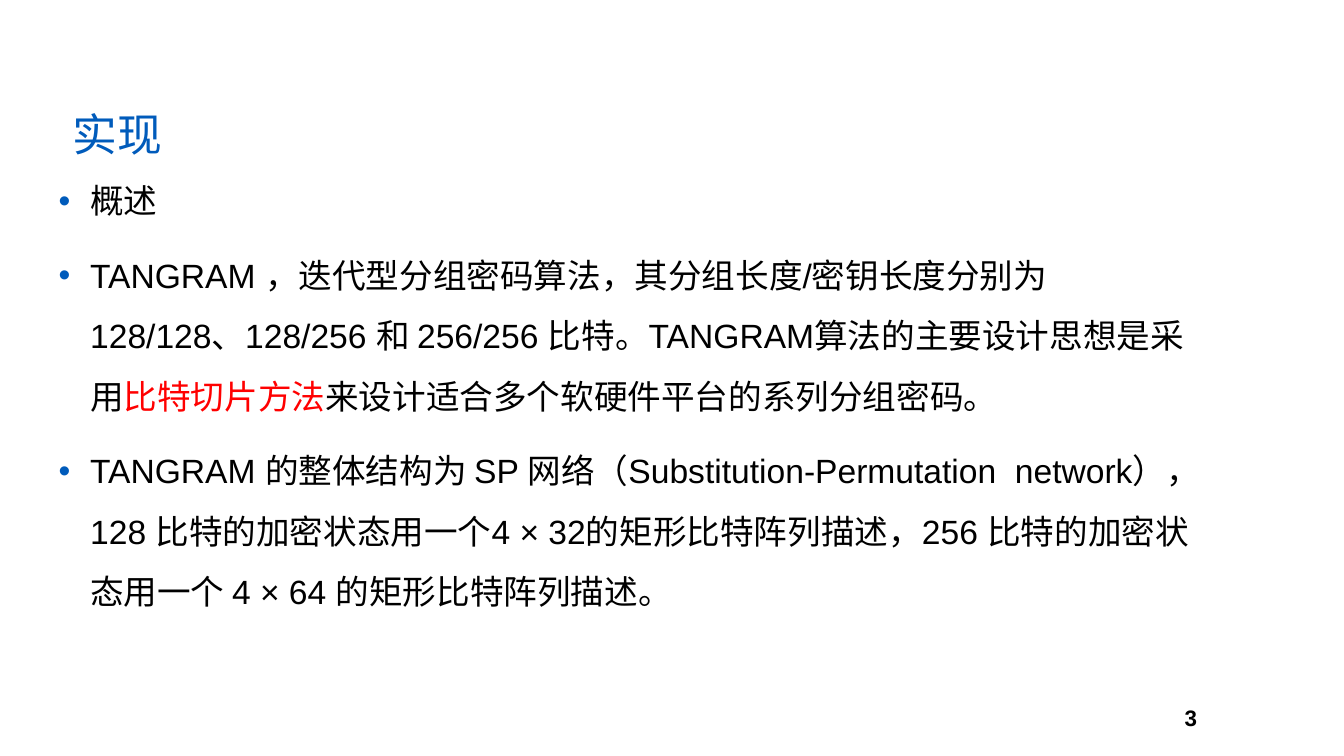
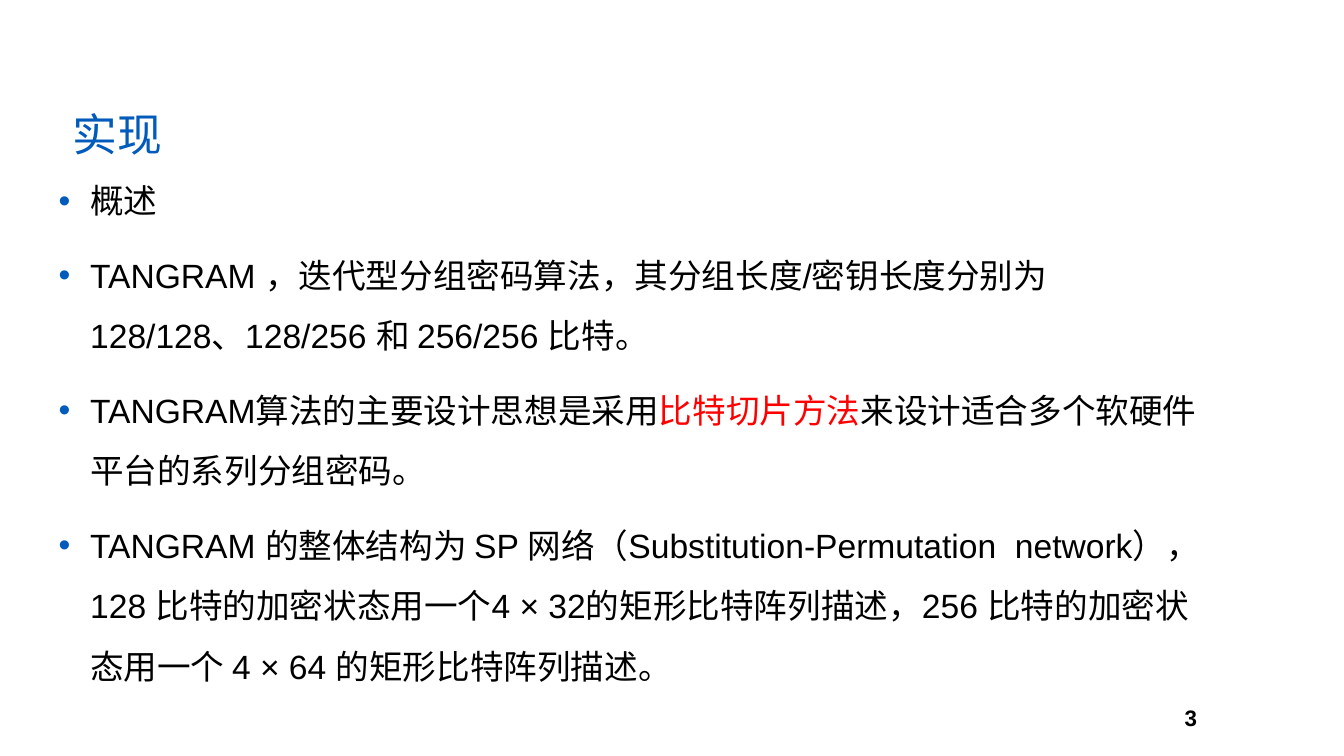
Before and after one commit to yberlin/hello-world, a slide deck: slide 3 of TANGRAM/TAMGRAM.pptx. Drawn at 1344x756 pixels with LibreOffice and Linux fonts; fonts in the diff are those of the drawing; background and template pictures are left out. Boxes give left, top, right and bottom in pixels: in the first picture for what was removed or moved away, otherwise in the second. Text is boxed around its words. In the diff, an @@ line names an element or a change of style, - is before the commit and + after.

```diff
--- a/TANGRAM/TAMGRAM.pptx
+++ b/TANGRAM/TAMGRAM.pptx
@@ text at (90, 259, 1047, 486): text changed @@
-• TANGRAM ，迭代型分组密码算法，其分组长度/密钥长度分别为 128/128、128/256 和 256/256 比特。TANGRAM算法的主要设计思想是采用比特切片方法来设计适合多个软硬件平台的系列分组密码。
+• TANGRAM ，迭代型分组密码算法，其分组长度/密钥长度分别为 128/128、128/256 和 256/256 比特。
+• TANGRAM算法的主要设计思想是采用比特切片方法来设计适合多个软硬件平台的系列分组密码。
```
Also in this commit, not shown: 5 other slides changed.
